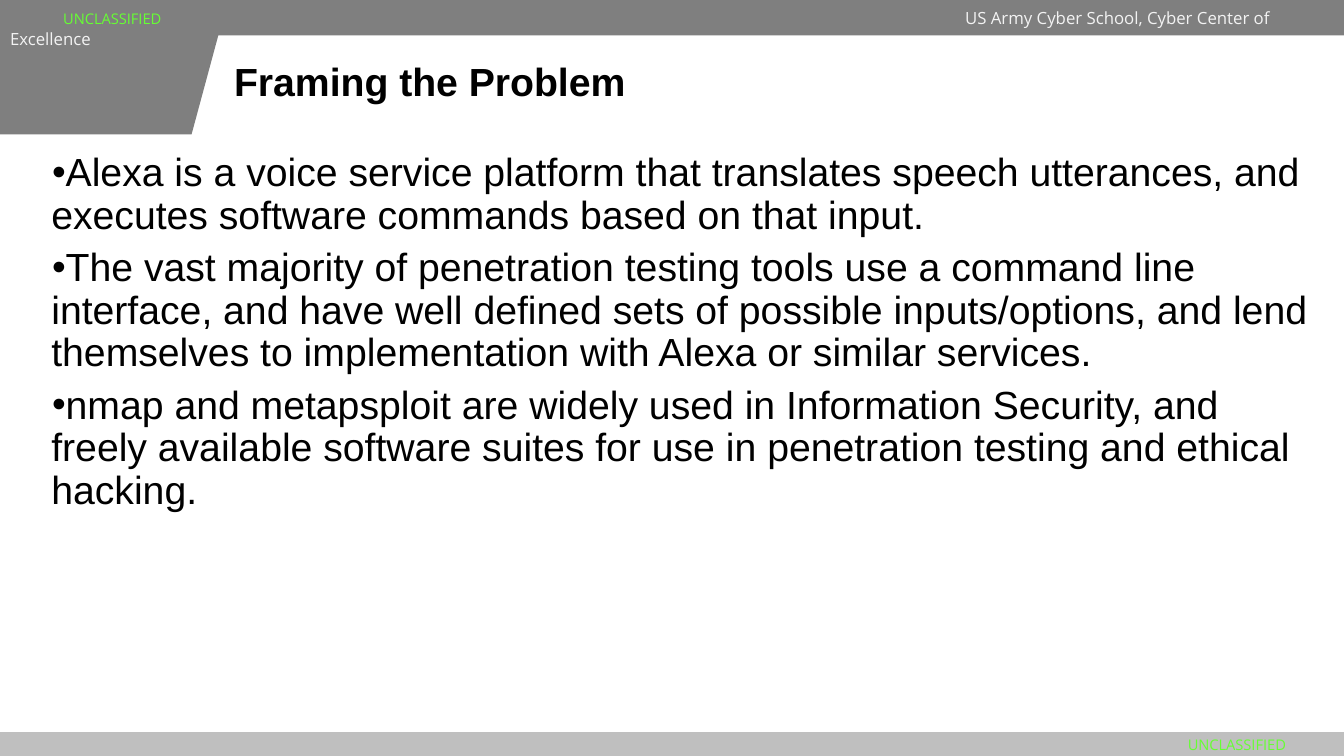
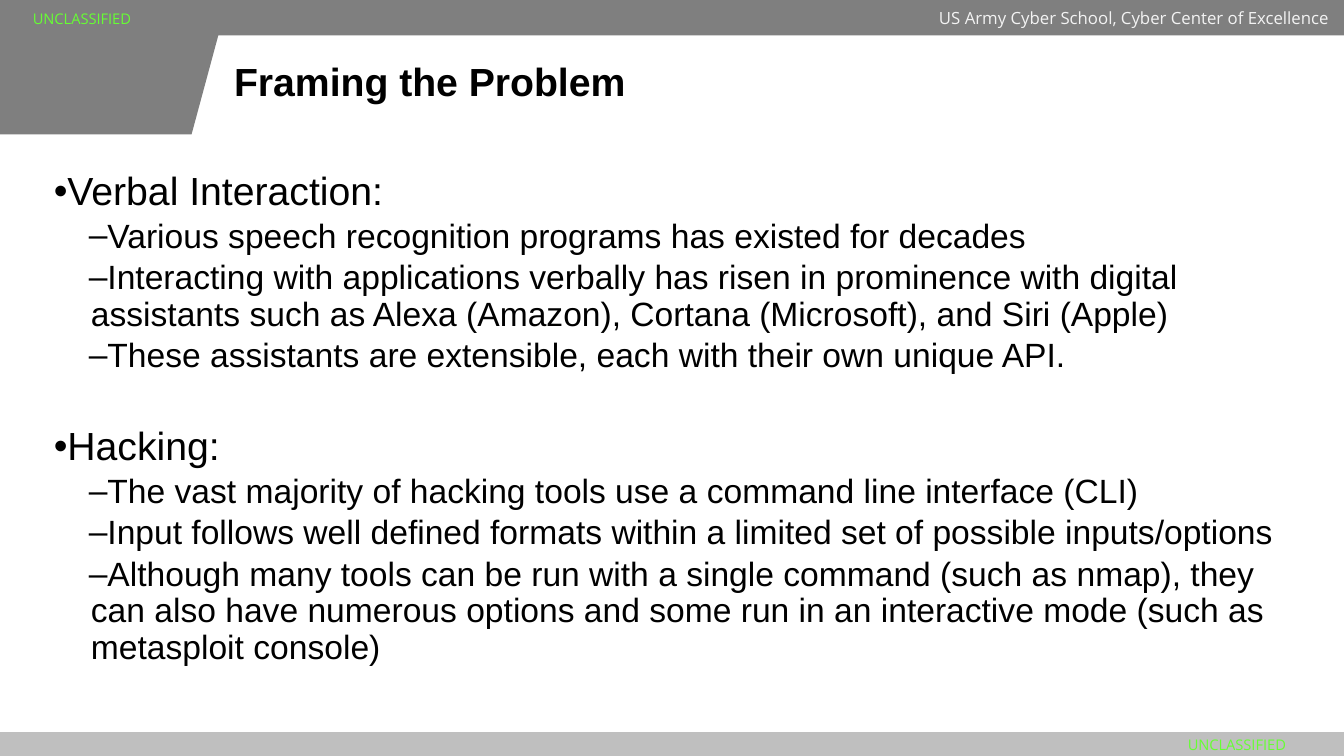
Before and after one commit to JFern12/AlexaHack, a slide deck: slide 5 of AlexaHack_EmergingTech Presentation.pptx. Drawn at 1344x756 pixels with LibreOffice and Linux fonts; fonts in the diff are those of the drawing; background and template pictures are left out. Boxes give left, top, right and bottom in pixels: in the first picture for what was removed or moved away, otherwise in the second. Text is boxed around its words. In the diff, an @@ line names an element or a change of style, - is before the commit and + after.

```diff
--- a/AlexaHack_EmergingTech Presentation.pptx
+++ b/AlexaHack_EmergingTech Presentation.pptx
@@ text at (54, 176, 1272, 666): text changed; size 28 to 24 pt @@
-• Alexa is a voice service platform that translates speech utterances, and executes software commands based on that input.
-• The vast majority of penetration testing tools use a command line interface, and have well defined sets of possible inputs/options, and lend themselves to implementation with Alexa or similar services.
-• nmap and metapsploit are widely used in Information Security, and freely available software suites for use in penetration testing and ethical hacking.
+• Verbal Interaction:
+  ‒ Various speech recognition programs has existed for decades
+  ‒ Interacting with applications verbally has risen in prominence with digital assistants such as Alexa (Amazon), Cortana (Microsoft), and Siri (Apple)
+  ‒ These assistants are extensible, each with their own unique API.
+• Hacking:
+  ‒ The vast majority of hacking tools use a command line interface (CLI)
+  ‒ Input follows well defined formats within a limited set of possible inputs/options
+  ‒ Although many tools can be run with a single command (such as nmap), they can also have numerous options and some run in an interactive mode (such as metasploit console)
```
Also in this commit, not shown: 10 other slides changed, 11 slides added, 2 slides removed.
